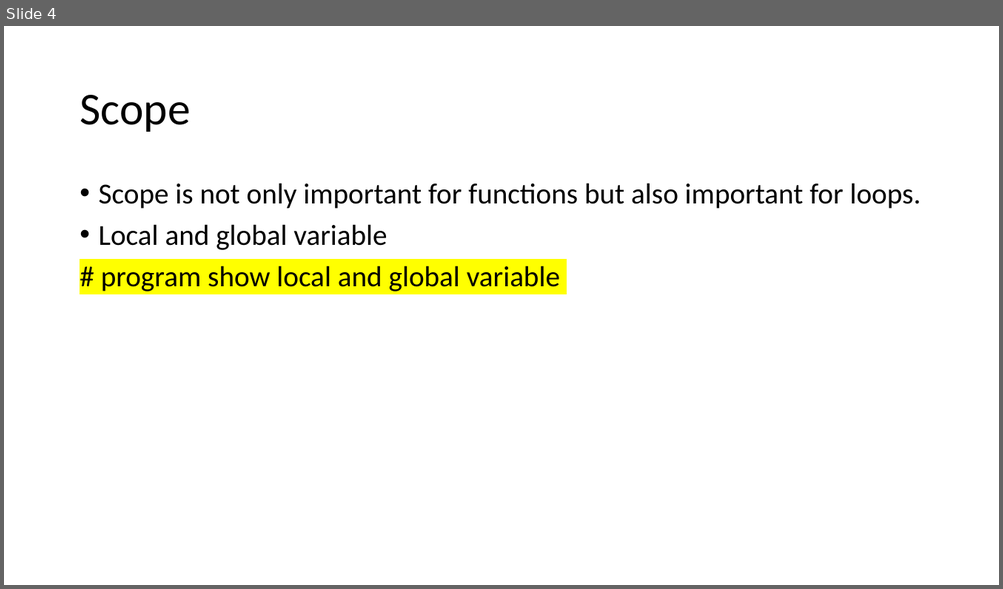
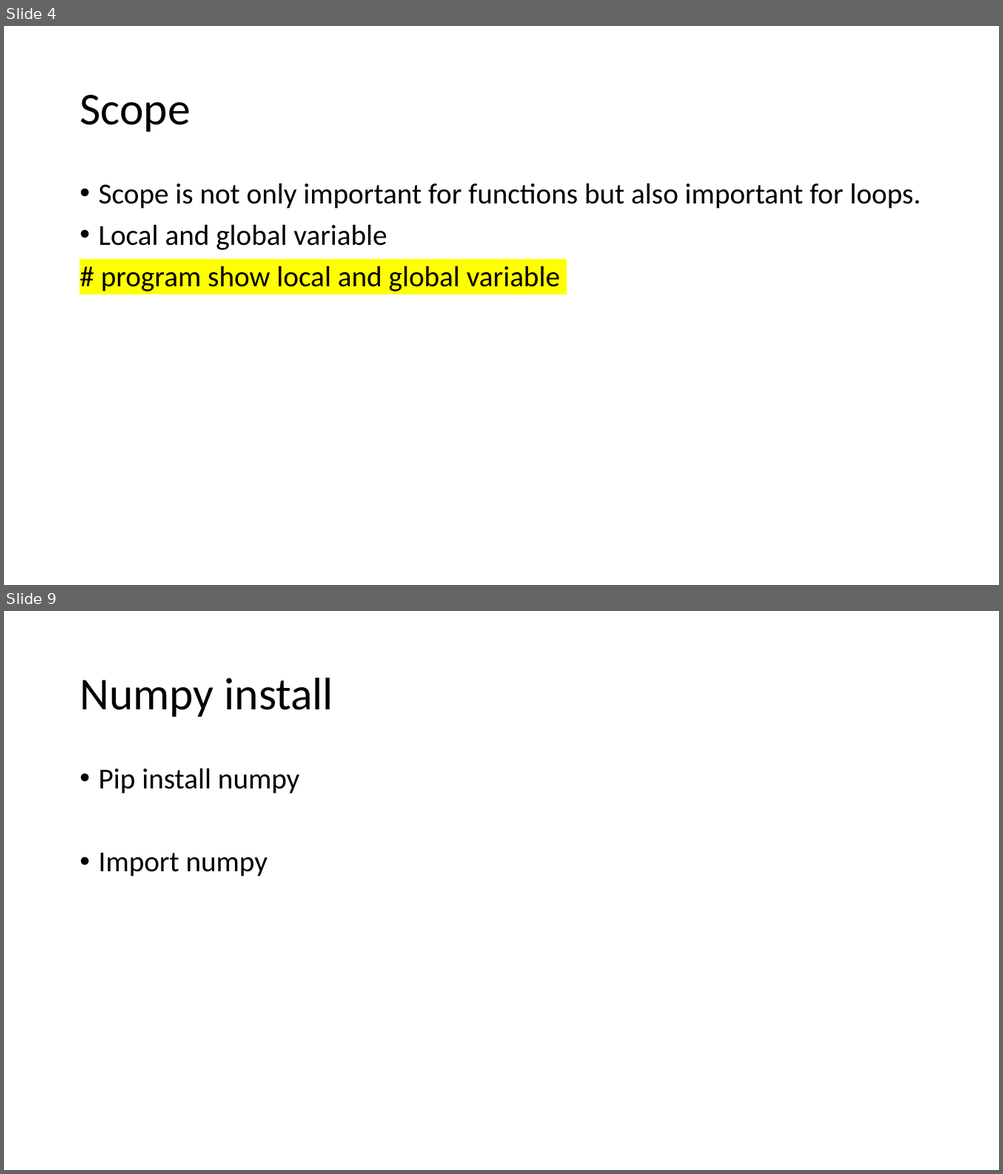
Before and after one commit to LuyangYin1/Python-for-everyone, a slide deck: class-2/Class – 2.pptm. Shown one above the other, each under a label of ours: slide 4 before the commit, slides 4 and 9 after it; the slides between them are not shown. The pictures are 1003x589 and 1003x1174 pixels, drawn with LibreOffice and Linux fonts; fonts in the diff are those of the drawing. Boxes give left, top, right and bottom in pixels: in the first picture for what was removed or moved away, otherwise in the second. Text is boxed around its words. In the diff, an @@ line names an element or a change of style, - is before the commit and + after.

```diff
--- a/class-2/Class – 2.pptm
+++ b/class-2/Class – 2.pptm
@@ slide 9 added at (x1=4, y1=611, x2=999, y2=1170), background #FFFFFF @@
@@ title added at (x1=79, y1=678, x2=333, y2=717), 44 pt, text #000000 @@
+Numpy install
@@ text added at (x1=99, y1=768, x2=299, y2=877), 28 pt, text #000000 @@
+• Pip install numpy
+• Import numpy
```
Also in this commit, not shown: 7 other slides added.
